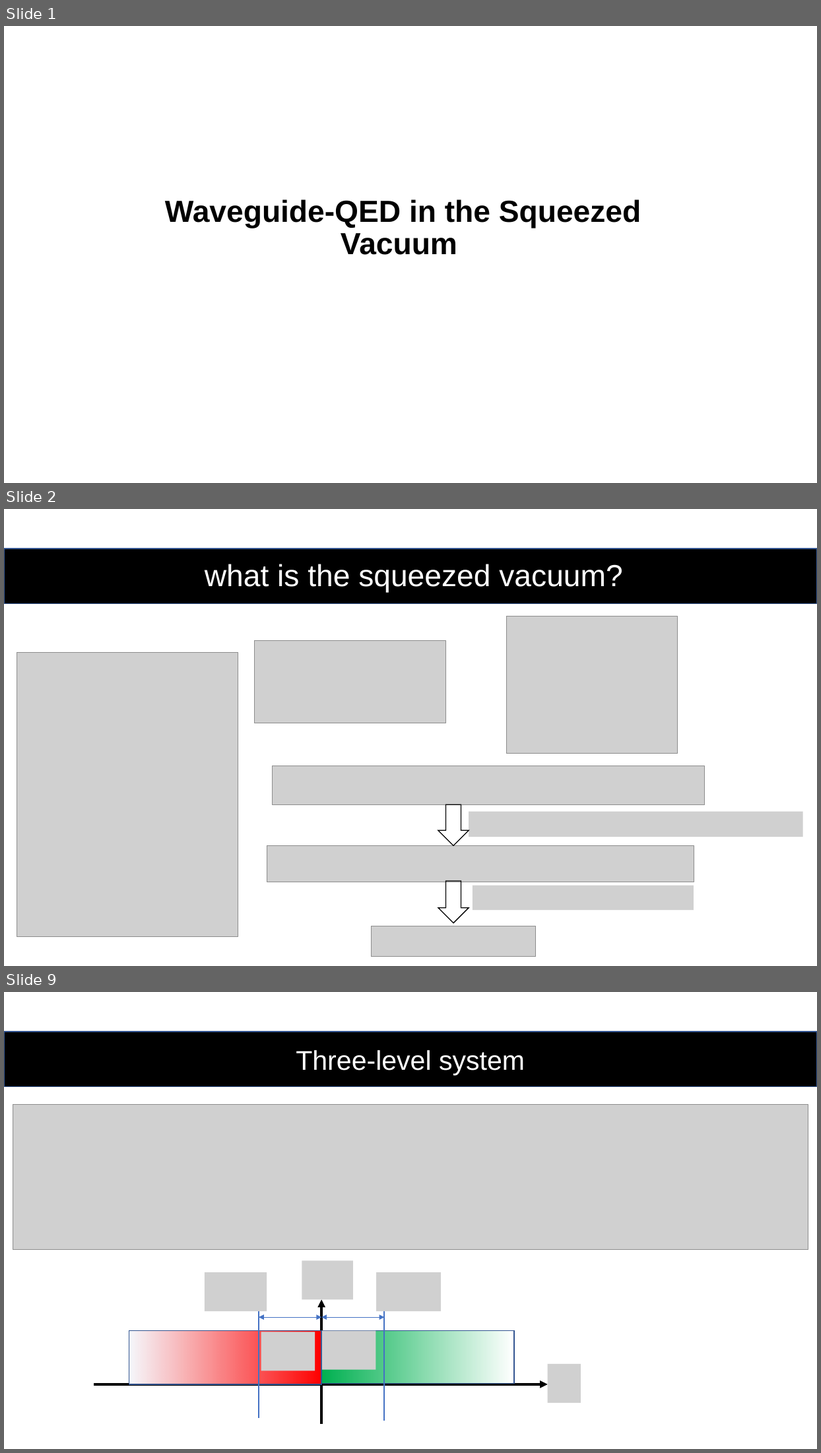
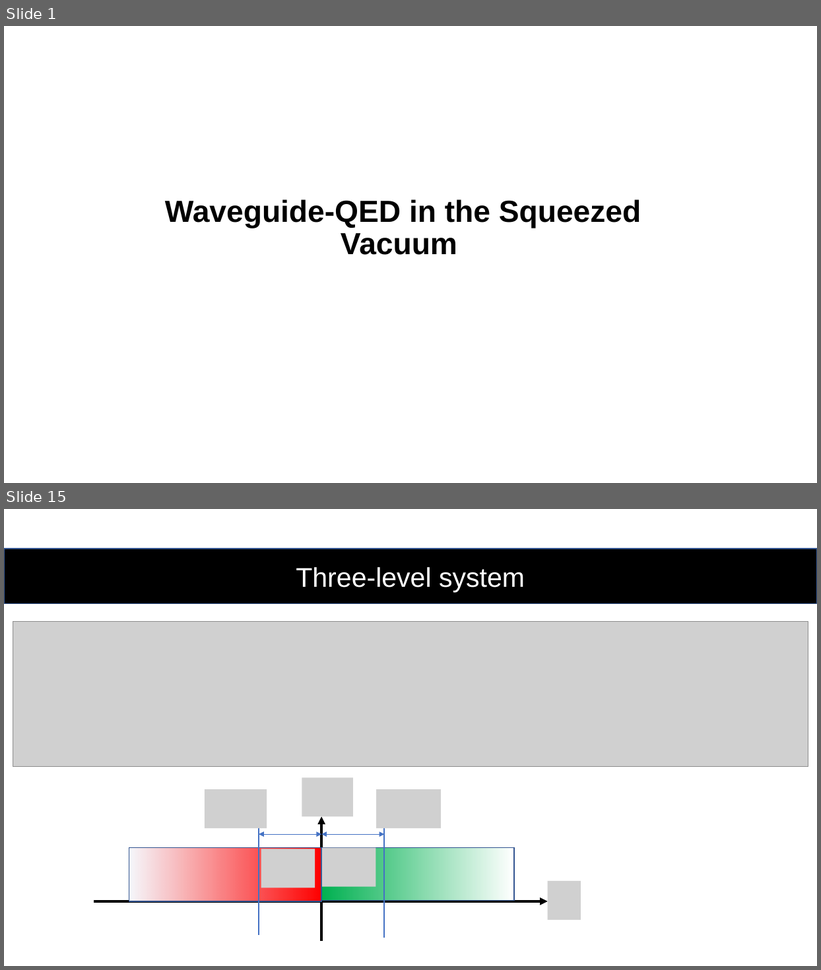
Before and after one commit to youjieyu888/circular-waveguide, a slide deck: Jieyu You.pptx. Shown one above the other, each under a label of ours: slides 1, 2 and 9 before the commit, slides 1 and 15 after it; the slides between them are not shown. The pictures are 821x1453 and 821x970 pixels, drawn with LibreOffice and Linux fonts; fonts in the diff are those of the drawing; grey boxes stand for pictures. Boxes give left, top, right and bottom in pixels: in the first picture for what was removed or moved away, otherwise in the second. Text is boxed around its words. In the diff, an @@ line names an element or a change of style, - is before the commit and + after.

```diff
--- a/Jieyu You.pptx
+++ b/Jieyu You.pptx
@@ slide 2 removed at (4,509,817,966), background #FFFFFF @@
@@ rectangle removed at (4,549,817,604) @@
@@ title removed at (205,564,622,593) @@
-what is the squeezed vacuum?
@@ picture removed at (507,617,678,754) @@
@@ picture removed at (255,641,446,723) @@
@@ picture removed at (17,652,238,937) @@
@@ picture removed at (273,766,705,805) @@
@@ down arrow removed at (438,805,469,846) @@
@@ picture removed at (469,811,803,837) @@
@@ picture removed at (267,846,694,883) @@
@@ down arrow removed at (438,881,469,923) @@
@@ picture removed at (473,886,694,910) @@
@@ picture removed at (371,927,536,957) @@
@@ what was slide 9 is now slide 15 @@
```
Also in this commit, not shown: 8 slides changed, 8 slides added.
